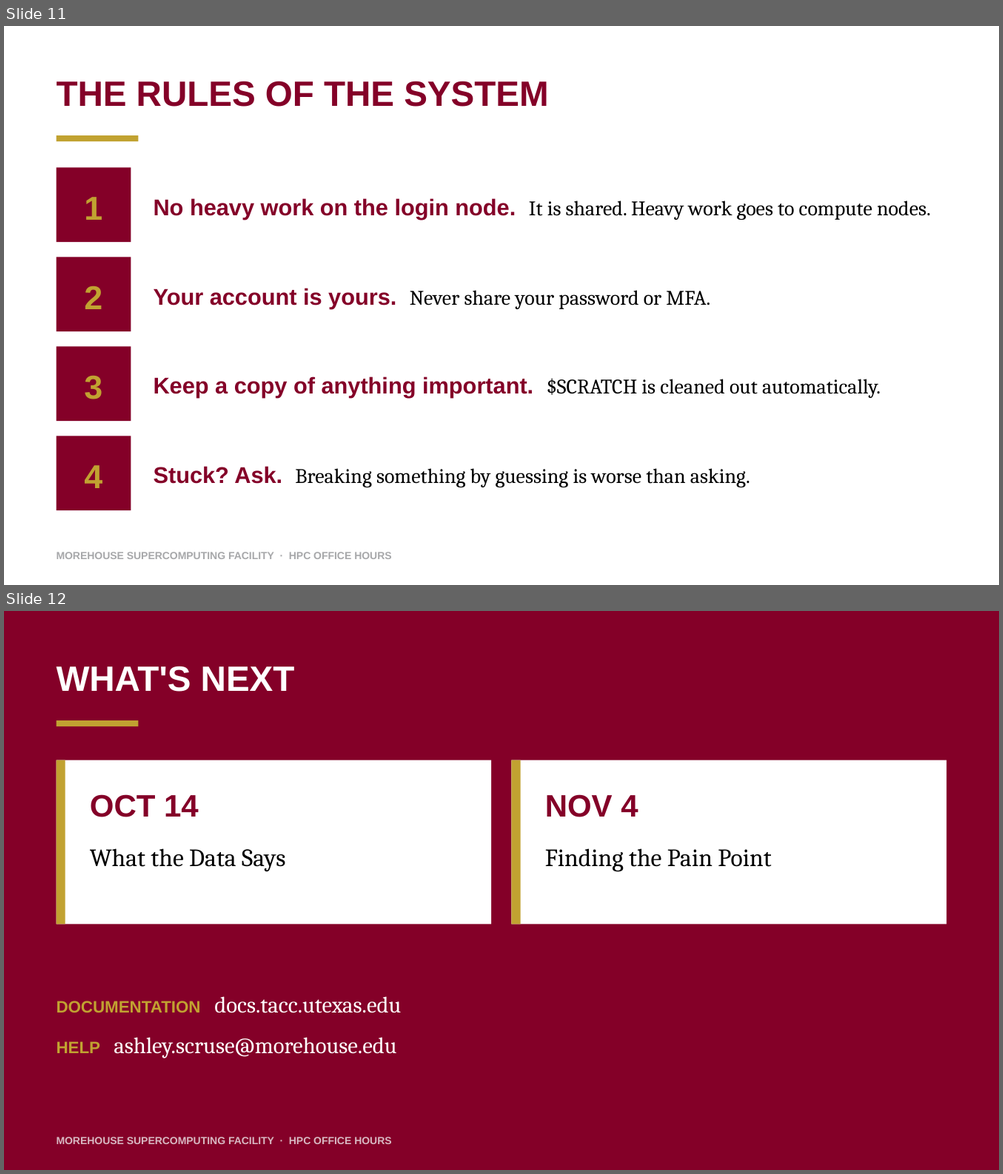
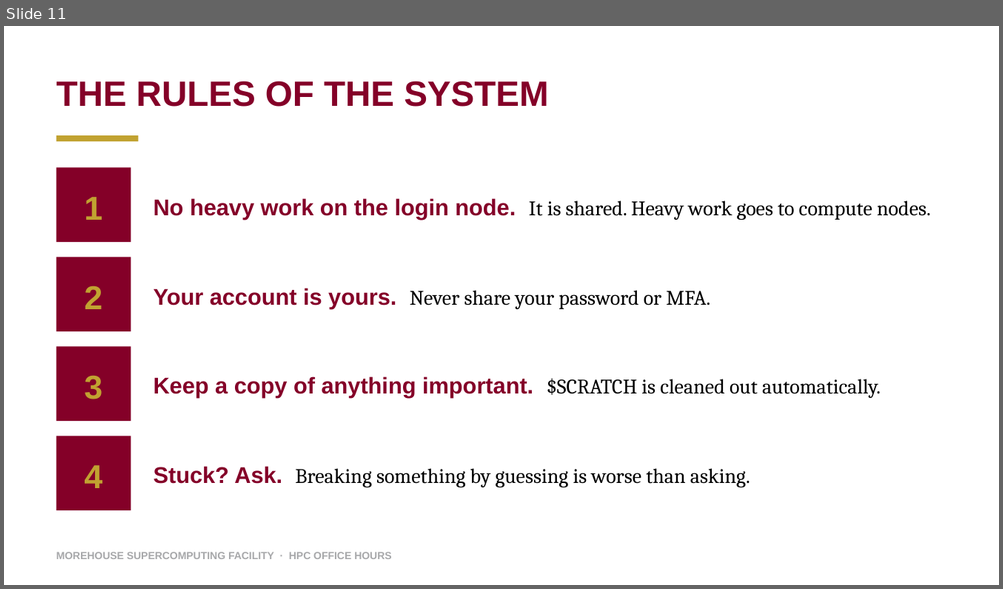
Before and after one commit to morehouse-supercomputing/hpc-office-hours, a slide deck: slides/hpc-office-hours.pptx. Shown one above the other, each under a label of ours: slides 11 and 12 before the commit, slide 11 after it. The pictures are 1003x1174 and 1003x589 pixels, drawn with LibreOffice and Linux fonts; fonts in the diff are those of the drawing. Boxes give left, top, right and bottom in pixels: in the first picture for what was removed or moved away, otherwise in the second. Text is boxed around its words. In the diff, an @@ line names an element or a change of style, - is before the commit and + after.

Commit message:
Expand what's next slide; add let's connect slide

```diff
--- a/slides/hpc-office-hours.pptx
+++ b/slides/hpc-office-hours.pptx
@@ slide 12 removed at bbox=[4, 611, 999, 1170], background #840028 @@
@@ text removed at bbox=[57, 666, 295, 692] @@
-WHAT'S NEXT
@@ rectangle removed at bbox=[57, 721, 138, 726] @@
@@ rectangle removed at bbox=[57, 760, 491, 924] @@
@@ rectangle removed at bbox=[57, 760, 65, 924] @@
@@ rectangle removed at bbox=[512, 760, 946, 924] @@
@@ rectangle removed at bbox=[512, 760, 521, 924] @@
@@ text removed at bbox=[90, 795, 199, 817] @@
-OCT 14
@@ text removed at bbox=[545, 795, 637, 817] @@
-NOV 4
@@ text removed at bbox=[90, 849, 285, 872] @@
-What the Data Says
@@ text removed at bbox=[545, 849, 771, 872] @@
-Finding the Pain Point
@@ text removed at bbox=[57, 997, 401, 1059] @@
-DOCUMENTATION docs.tacc.utexas.edu
-HELP ashley.scruse@morehouse.edu
@@ text removed at bbox=[57, 1137, 391, 1145] @@
-MOREHOUSE SUPERCOMPUTING FACILITY · HPC OFFICE HOURS
```
Also in this commit, not shown: 2 slides added, 1 other file.
